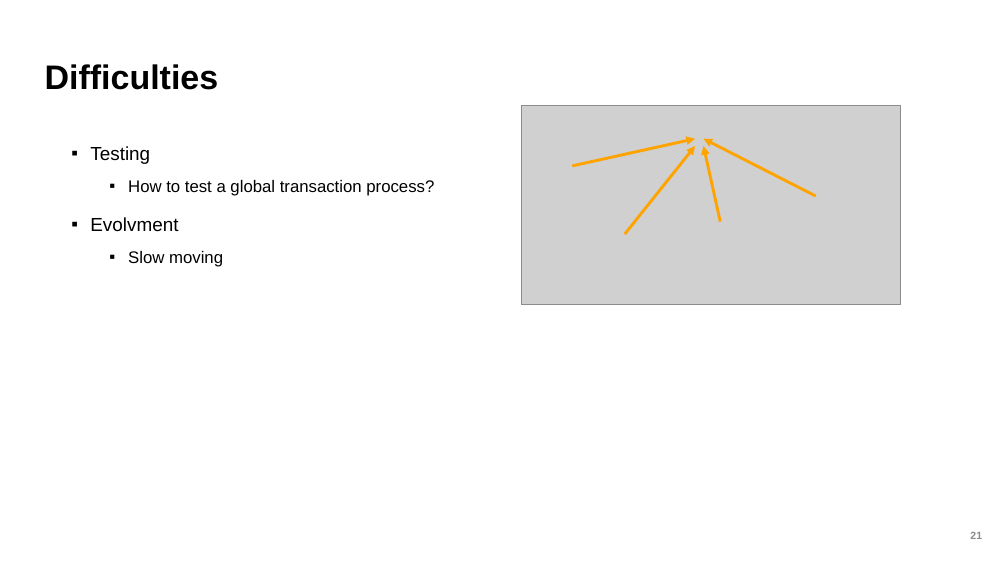
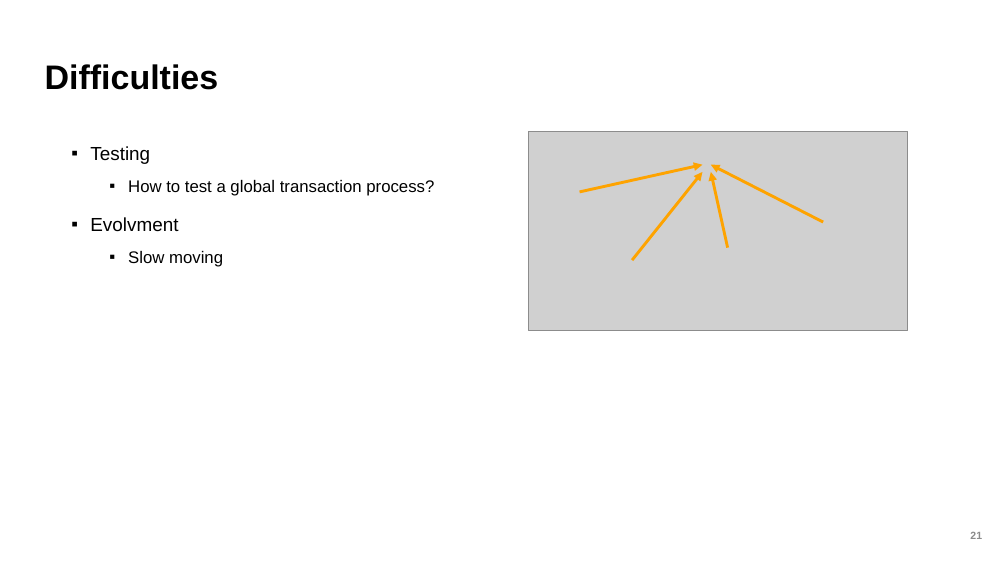
Before and after one commit to AnteLund/kafka-summit-presentation, a slide deck: slide 21 of Kafka Summit-part1-v07.pptx. Drawn at 1008x567 pixels with LibreOffice and Linux fonts; fonts in the diff are those of the drawing; grey boxes stand for pictures; background and template pictures are left out. Boxes give left, top, right and bottom in pixels: in the first picture for what was removed or moved away, otherwise in the second. Text is boxed around its words. In the diff, an @@ line names an element or a change of style, - is before the commit and + after.

```diff
--- a/Kafka Summit-part1-v07.pptx
+++ b/Kafka Summit-part1-v07.pptx
@@ picture: place and size @@
-picture at <box>521,105,901,305</box>
+picture at <box>529,131,908,330</box>
@@ arrow moved from (572, 166) - (695, 139) to (580, 192) - (702, 165) @@
@@ 3 arrows: place and size @@
-3 arrows at <box>625,139,816,234</box>
+3 arrows at <box>632,165,823,260</box>
```
Also in this commit, not shown: 1 other slide changed, 4 other files.
